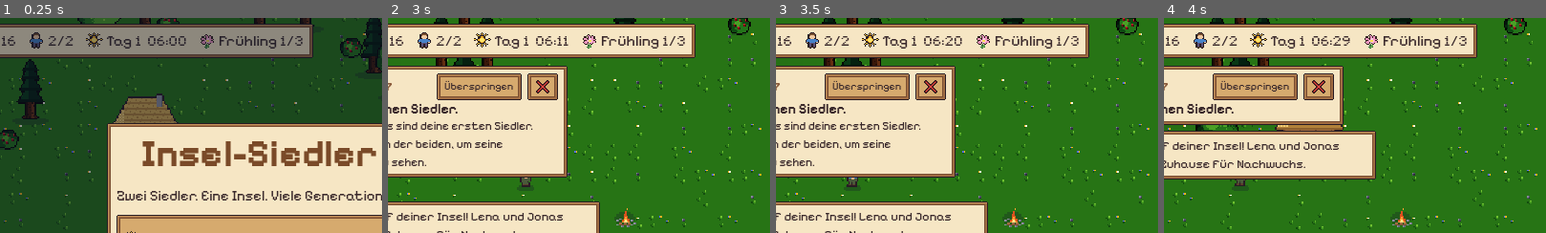
Above: before the commit, frames 1-4 (left to right).
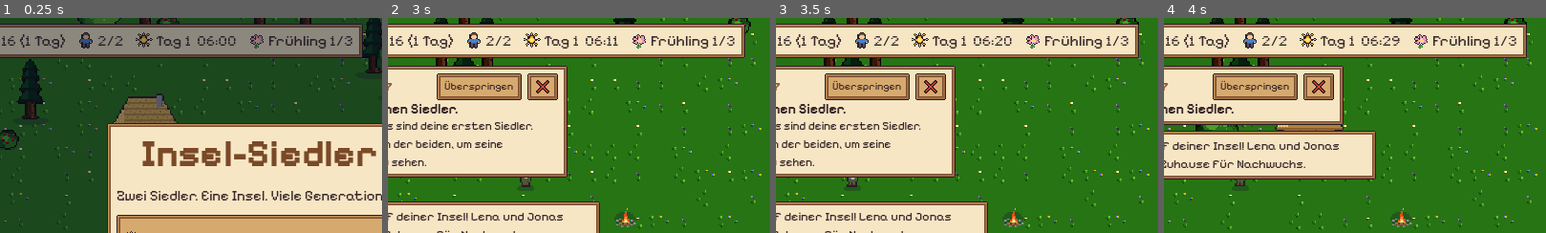
Above: after the commit, the same moments.

Repository: roderichpralle-a11y/New_World
Game: Godot game, scene res://scenes/main.tscn
Two runs of this game, one before a commit and one after it. Both use one fixed random seed, a clock stepped at 60 frames per second and the inputs below.
Inputs (mouse positions are % of the whole screen's width and height, from its top left):
- Up to frame 1 (0.25 s): no input
- Up to frame 2 (3 s): click "Spiel starten" at 0.5 s; click (86, 7) at 1.27 s; click (91, 7) at 2.02 s; click (96, 7) at 2.77 s
- Up to frame 3 (3.5 s): no input
- Up to frame 4 (4 s): tap Enter at 3.5 s; drag from (20, 24) to (60, 28) at 3.52 s
The pictures show only the part of the screen within x 16-66%, y 0-50%; the shares and areas given below are measured in that part.

The runs differ from the first frame. In frame 1, 4.4% of the frame differs, in the area x 5-95%, y 2-19%; in frame 2, 4.6%; in frame 3, 4.6%; in frame 4, 4.6%.

Commit message:
Oberleiste: Nahrung reicht für N Tage
Menge mal Sättigung aller Nahrung, geteilt durch Siedler und Tagesbedarf.

Co-Authored-By: Claude Opus 5.5 (1M context) <noreply@anthropic.com>
Claude-Session: https://claude.ai/code/session_01LxU4125AJ5QeeYLypLgmQB

Diff:
--- a/scripts/autoload/game.gd
+++ b/scripts/autoload/game.gd
@@ -299,6 +299,21 @@
 	for id in Data.food_ids():
 		n += int(st.get(id, 0))
 	return n
+
+
+## Fuer wie viele Tage die Nahrung einer Insel alle Siedler satt macht: Menge mal Saettigung
+## aller Nahrungsgueter, geteilt durch Siedler und den Tagesbedarf eines Erwachsenen (mit
+## Jahreszeit und Kaelte). -1 ohne Siedler.
+func food_days(w = null) -> float:
+	var ww = w if w != null else world
+	if ww == null or not is_instance_valid(ww) or ww.settlers.is_empty():
+		return -1.0
+	var st := _stock_of(w)
+	var sat := 0.0
+	for id in Data.food_ids():
+		sat += float(st.get(id, 0)) * Data.food_satiety(id)
+	var need := float(Data.bal("hunger_per_day")) * eff("hunger") * Seasons.hunger_mult(ww)
+	return sat / (ww.settlers.size() * max(need, 0.01))
 
 
 func amount(id: String, w = null) -> int:
--- a/scripts/ui/hud.gd
+++ b/scripts/ui/hud.gd
@@ -12,6 +12,7 @@
 var root: Control
 var _res_labels: Dictionary = {}
 var _food_label: Label
+var _food_short := false  # schmaler Bildschirm: Tage kurz als "3T"
 var _pop_label: Label
 var _day_label: Label
 var _day_icon: TextureRect
@@ -202,13 +203,22 @@
 		_res_labels[id].add_theme_color_override("font_color", UiTheme.BAD if room <= 0 else UiTheme.TEXT)
 		_res_labels[id].get_parent().tooltip_text = "%s: %d, Platz für %d weitere" % [Data.resource_name(id), Game.amount(id), room]
 	var food := Game.total_food()
-	_food_label.text = "%d" % food
+	var days := Game.food_days()
+	if days < 0.0:
+		_food_label.text = "%d" % food
+	else:
+		var dn := int(floor(min(days, 999.0)))
+		if _food_short:
+			_food_label.text = "%d (%s)" % [food, tr("%dT") % dn]
+		else:
+			_food_label.text = "%d (%s)" % [food, tr("1 Tag") if dn == 1 else tr("%d Tage") % dn]
 	var parts := []
 	for id in Data.food_ids():
 		parts.append("%s: %d  (sättigt %d, Vitamine %d)" % [Data.resource_name(id), Game.amount(id), int(Data.food_satiety(id)), int(Data.food_vitamins(id))])
-	_food_label.get_parent().tooltip_text = "Nahrung\n" + "\n".join(parts) + "\nStauraum: %d von %d belegt" % [Game.used_volume(), Game.storage_volume()]
+	var days_tip := ("\nReicht für etwa %.1f Tage: Menge mal Sättigung aller Nahrung, geteilt durch die Siedler und ihren Tagesbedarf." % days) if days >= 0.0 else ""
+	_food_label.get_parent().tooltip_text = "Nahrung\n" + "\n".join(parts) + days_tip + "\nStauraum: %d von %d belegt" % [Game.used_volume(), Game.storage_volume()]
 	var pop := Game.population()
-	_food_label.add_theme_color_override("font_color", UiTheme.BAD if food < pop * 3 else UiTheme.TEXT)
+	_food_label.add_theme_color_override("font_color", UiTheme.BAD if (days >= 0.0 and days < 1.0) or (days < 0.0 and food < pop * 3) else UiTheme.TEXT)
 	var here: int = world.settlers.size() if world and is_instance_valid(world) else 0
 	_pop_label.text = "%d/%d" % [here, Game.housing_capacity()]
 	var tip := "Bewohner / Wohnplätze auf dieser Insel"
@@ -2020,6 +2030,9 @@
 	var top_h := 50.0
 	# Schmal: Jahreszeit nur als Symbol
 	_season_label.visible = not (portrait or vs.x < 760)
+	if _food_short != (vs.x < 480):
+		_food_short = vs.x < 480
+		_refresh_top()
 	if portrait or vs.x < 760:
 		sp.position = Vector2(vs.x - sp.size.x - 6, 54)
 		top_h = 100.0
Not shown, changed: DESIGN.md
